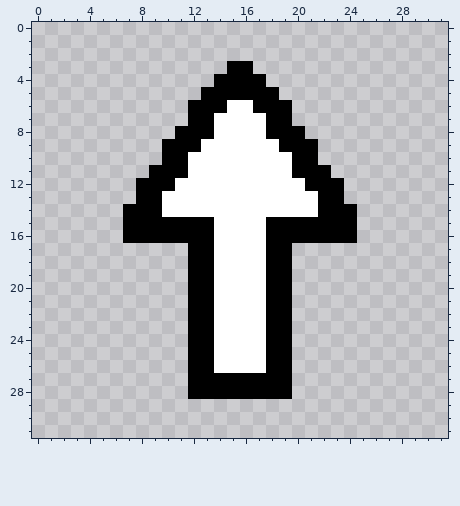
Pixel-art file, stored at Assets/Sprites/Battle/Minigames/UpCommand.aseprite. The picture above is the old version.
32x32 pixels, 1 frame.
The result:
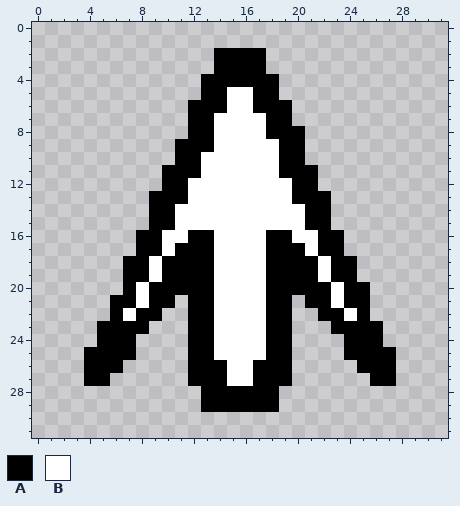
Palette (. is transparent): A #000000  B #ffffff
The edit:
@@ x 0..31 @@
  1 ................................
- 2 ................................
- 3 ...............AA...............
- 4 ..............AAAA..............
- 5 .............AAAAAA.............
+ 2 ..............AAAA..............
+ 3 ..............AAAA..............
+ 4 .............AAAAAA.............
+ 5 .............AABBAA.............
  6 ............AAABBAAA............
  7 ............AABBBBAA............
- 8 ...........AAABBBBAAA...........
- 9 ..........AAABBBBBBAAA..........
-10 ..........AABBBBBBBBAA..........
-11 .........AAABBBBBBBBAAA.........
-12 ........AAABBBBBBBBBBAAA........
-13 ........AABBBBBBBBBBBBAA........
-14 .......AAABBBBBBBBBBBBAAA.......
-15 .......AAAAAAABBBBAAAAAAA.......
-16 .......AAAAAAABBBBAAAAAAA.......
-17 ............AABBBBAA............
-18 ............AABBBBAA............
-19 ............AABBBBAA............
-20 ............AABBBBAA............
-21 ............AABBBBAA............
-22 ............AABBBBAA............
-23 ............AABBBBAA............
-24 ............AABBBBAA............
-25 ............AABBBBAA............
-26 ............AABBBBAA............
-27 ............AAAAAAAA............
-28 ............AAAAAAAA............
-29 ................................
+ 8 ............AABBBBAAA...........
+ 9 ...........AAABBBBBAA...........
+10 ...........AABBBBBBAA...........
+11 ..........AAABBBBBBAAA..........
+12 ..........AABBBBBBBBAA..........
+13 .........AAABBBBBBBBAAA.........
+14 .........AABBBBBBBBBBAA.........
+15 .........AABBBBBBBBBBAA.........
+16 ........AABBAABBBBAABBAA........
+17 ........AABAAABBBBAAABAA........
+18 .......AABAAAABBBBAAAABAA.......
+19 .......AABAAAABBBBAAAABAA.......
+20 .......ABAAAAABBBBAAAAABAA......
+21 ......AABAA.AABBBBAA.AABAA......
+22 ......ABAA..AABBBBAA..AABA......
+23 .....AAAA...AABBBBAA...AAAA.....
+24 .....AAA....AABBBBAA....AAA.....
+25 ....AAAA....AABBBBAA....AAAA....
+26 ....AAA.....AAABBAAA.....AAA....
+27 ....AA......AAABBAAA......AA....
+28 .............AAAAAA.............
+29 .............AAAAAA.............
 30 ................................
Boxes around the changes in both pictures, in picture pixels (x1, y1, x2, y2):
changed: (84, 48, 396, 412)
